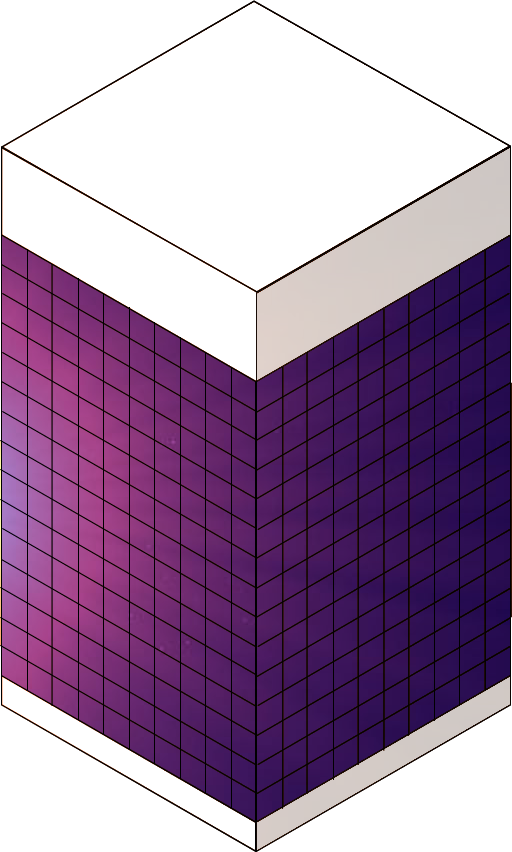
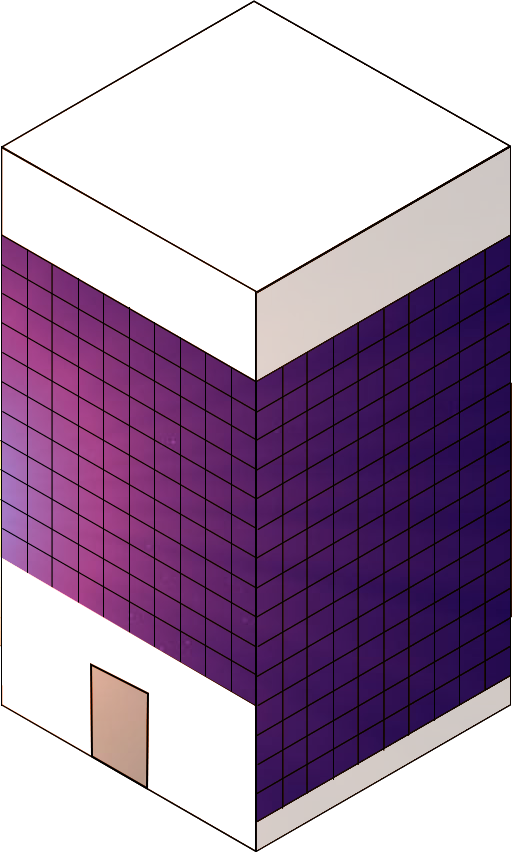
Layer changes from the first 512 × 852 image to the second:
added layer "Rectangle 2" above "Shape 2" over [90, 663, 149, 790]
added layer "Shape 2" above "Shape 1" over [1, 146, 2, 706]
added layer "Shape 1" above "Rectangle 1" over [255, 292, 256, 381]
added layer "Rectangle 1" above "Layer 1" over [0, 557, 255, 823]
